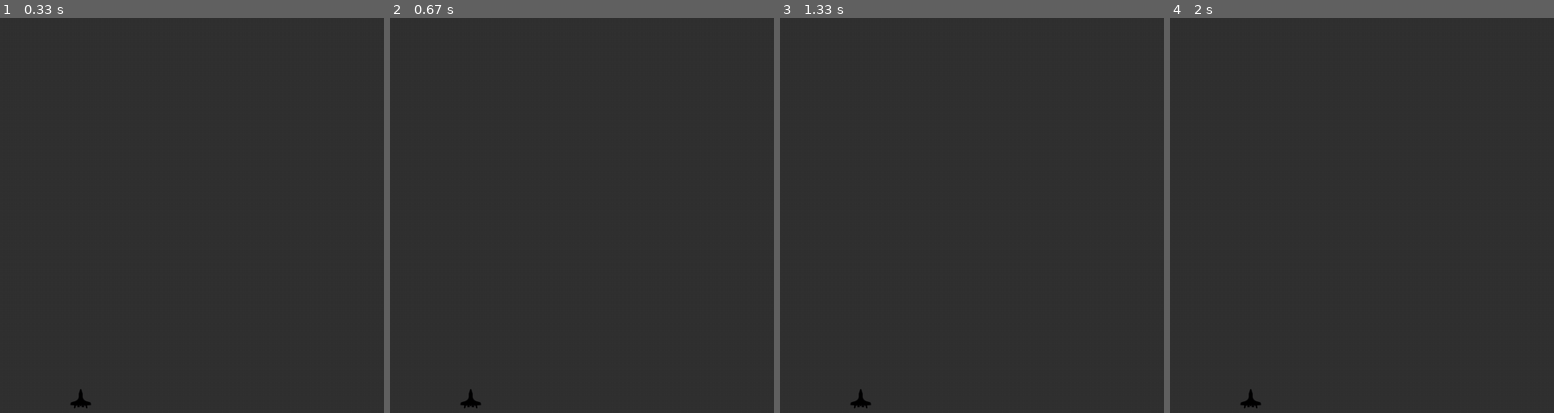
Above: before the commit, frames 1-4 (left to right).
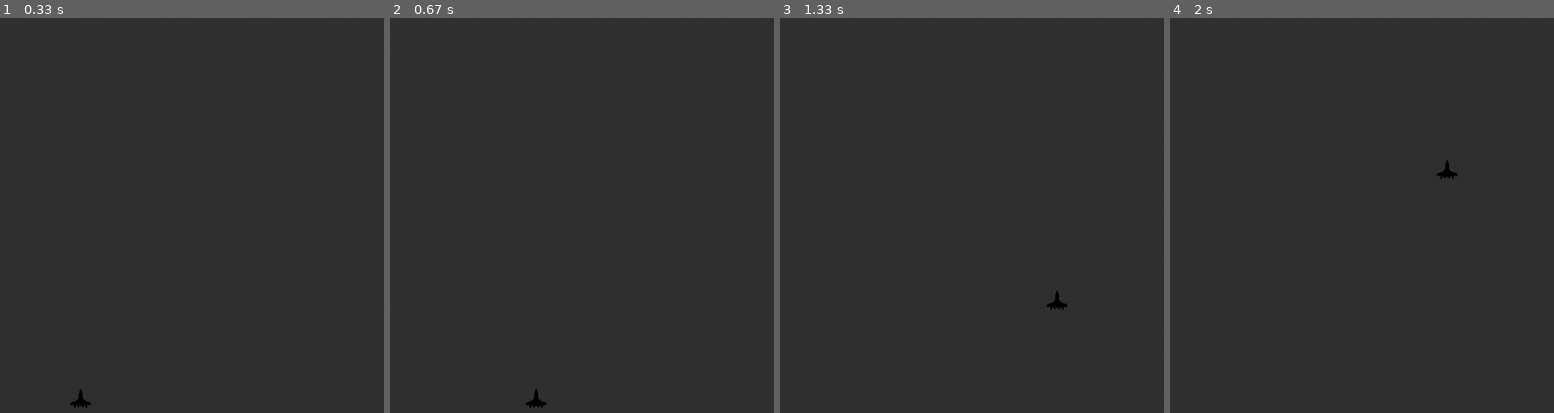
Above: after the commit, the same moments.

Repository: Shyandram/pygame-striker
Game: pygame game, started from main.py
The game is run twice, just before and just after one commit, with the same random seed, the same clock (stepped at 60 frames per second) and the same inputs.
Inputs:
- Up to frame 1 (0.33 s): no input
- Up to frame 2 (0.67 s): hold D from 0.33 s (still down)
- Up to frame 3 (1.33 s): release D at 0.8 s; hold W 0.83-1.13 s; hold D from 1.17 s (still down)
- Up to frame 4 (2 s): release D at 1.63 s; hold A from 1.67 s (still down)

Frame 1 is identical in both runs. In frame 2, 0.2% of the frame differs, in the area x 18-41%, y 93-99%; in frame 3, 0.2%, in the area x 18-75%, y 69-99%; in frame 4, 0.2%.

Commit message:
player movement

Diff:
--- a/main.py
+++ b/main.py
@@ -13,10 +13,38 @@
 
 player = Player(playground=playground,sensitivity = movingScale)
 
-
+KeyCountX = 0
+KeyCountY = 0
 
 while running:
     for event in pygame.event.get():
+        if event.type == pygame.KEYDOWN:
+            if event.key == pygame.K_a:
+                KeyCountX += 1
+                player.to_the_left()
+            if event.key == pygame.K_d:
+                KeyCountX -= 1
+                player.to_the_right()
+            if event.key == pygame.K_w:
+                KeyCountY -= 1
+                player.to_the_bottom()
+            if event.key == pygame.K_s:
+                KeyCountY += 1
+                player.to_the_top()
+        if event.type == pygame.KEYUP:
+            if event.key == pygame.K_a or pygame.K_d == event.key:
+                if KeyCountX == 1:
+                    KeyCountX = 0
+                    player.stop_x()
+                else:
+                    KeyCountX -= 1
+            if event.key == pygame.K_s or pygame.K_w == event.key:
+                if KeyCountY == 1:
+                    KeyCountY = 0
+                    player.stop_y()
+                else:
+                    KeyCountY -= 1
+
         if event.type == pygame.quit:
             running = False
     screen.blit(background,(0,0))
